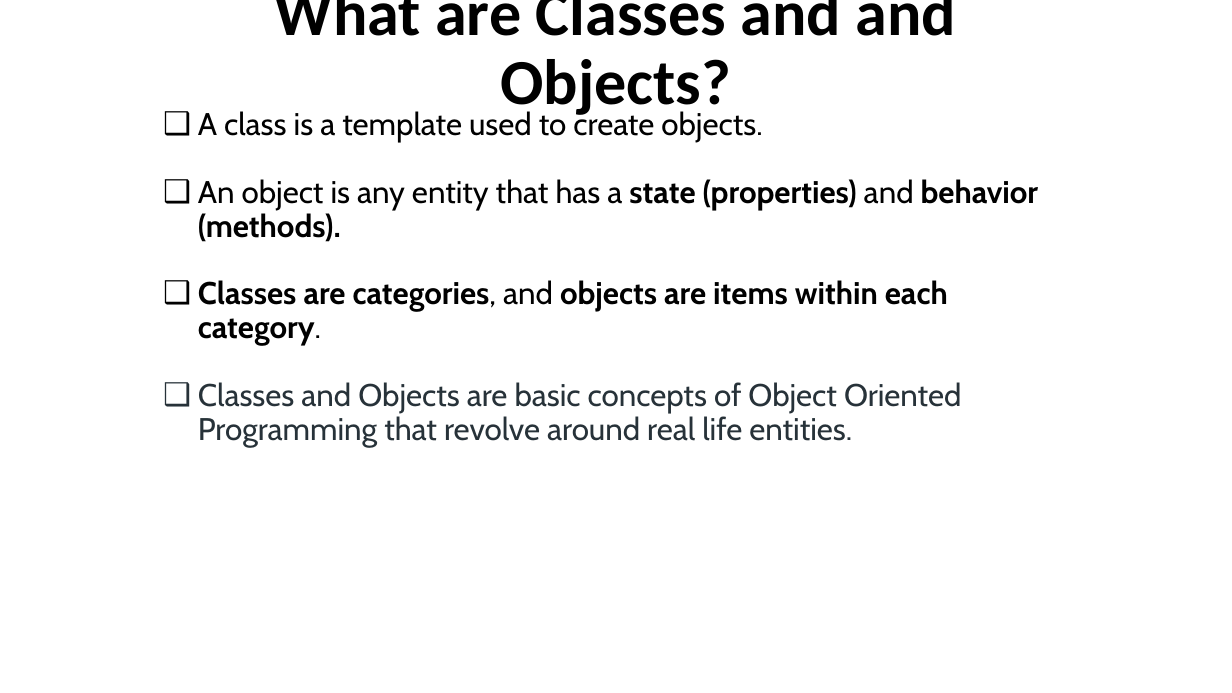
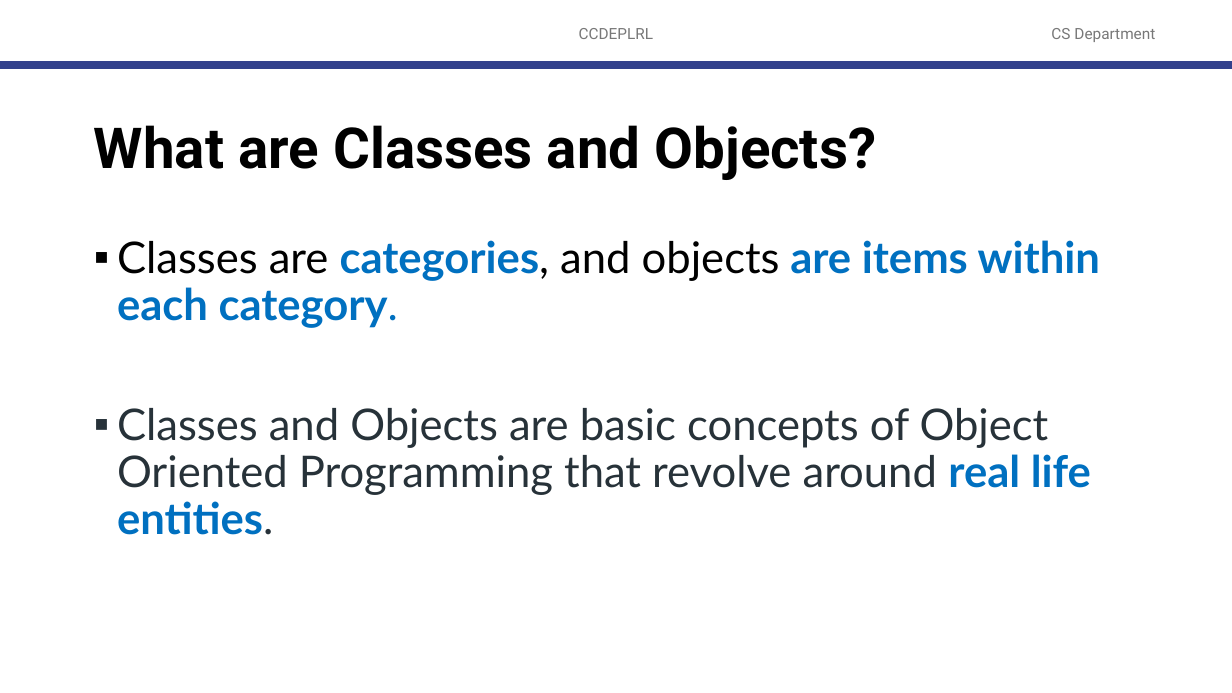
Before and after one commit to robitussin/CCOBJPGL, a slide deck: slide 3 of 1 - Fundamentals of Object Oriented Programming/classes_and_objects/Classes and Objects.pptx (slide 2 before the commit). Drawn at 1232x693 pixels with LibreOffice and Linux fonts; fonts in the diff are those of the drawing; background and template pictures are left out. Boxes give left, top, right and bottom in pixels: in the first picture for what was removed or moved away, otherwise in the second. Text is boxed around its words. In the diff, an @@ line names an element or a change of style, - is before the commit and + after.

```diff
--- a/1 - Fundamentals of Object Oriented Programming/classes_and_objects/Classes and Objects.pptx
+++ b/1 - Fundamentals of Object Oriented Programming/classes_and_objects/Classes and Objects.pptx
@@ text added at bbox=[579, 28, 654, 39], 12 pt, text #797979 @@
+CCDEPLRL
@@ text added at bbox=[1051, 28, 1155, 42], 12 pt, text #797979 @@
+CS Department
@@ line added from (0, 65) to (1232, 65), #32418C 6 pt @@
@@ title "What are Classes and Objects?" at bbox=[94, 125, 876, 180]: vertical alignment bottom to middle @@
@@ text at bbox=[198, 109, 1038, 242]: paragraphs removed @@
-❑ A class is a template used to create objects.
-❑ An object is any entity that has a state (properties) and behavior (methods).
@@ title at bbox=[94, 125, 876, 180]: text changed; size 50 to 44 pt; font Calibri to Roboto @@
-What are Classes and and Objects?
+What are Classes and Objects?
@@ text "Classes are categories, and objects ...": place and size @@
-text "Classes are categories, and objects ..." at bbox=[198, 109, 1038, 447]
+text "Classes are categories, and objects ..." at bbox=[117, 240, 1100, 535]
@@ text "Classes are categories, and objects ..." at bbox=[117, 240, 1100, 535]: size 24.4 to 34 pt, font Cabin to Lato; text colour #000000 to #0070C0 in "categories, are items within each category."; bold off in "Classes are objects"; text colour #273239 to #0070C0, bold on in "real life entities."; bullet ❑ to ▪; more space between paragraphs; vertical alignment bottom to top @@
```
Also in this commit, not shown: 5 other slides changed, 1 slide added, 2 other files.
